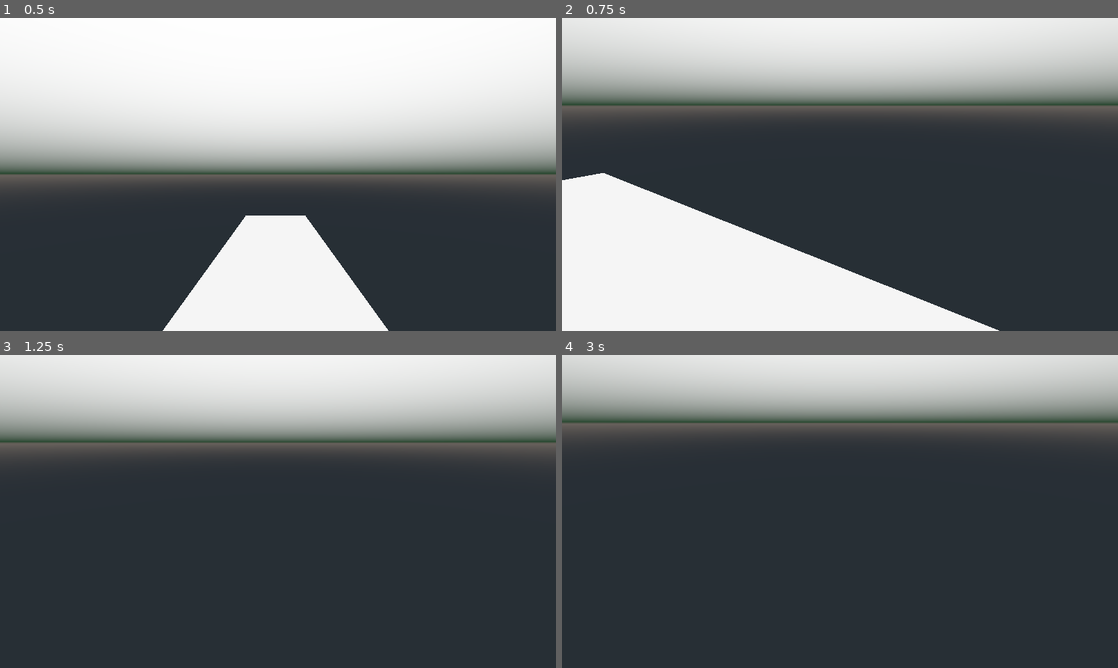
Above: before the commit, frames 1-4 (two rows, left to right).
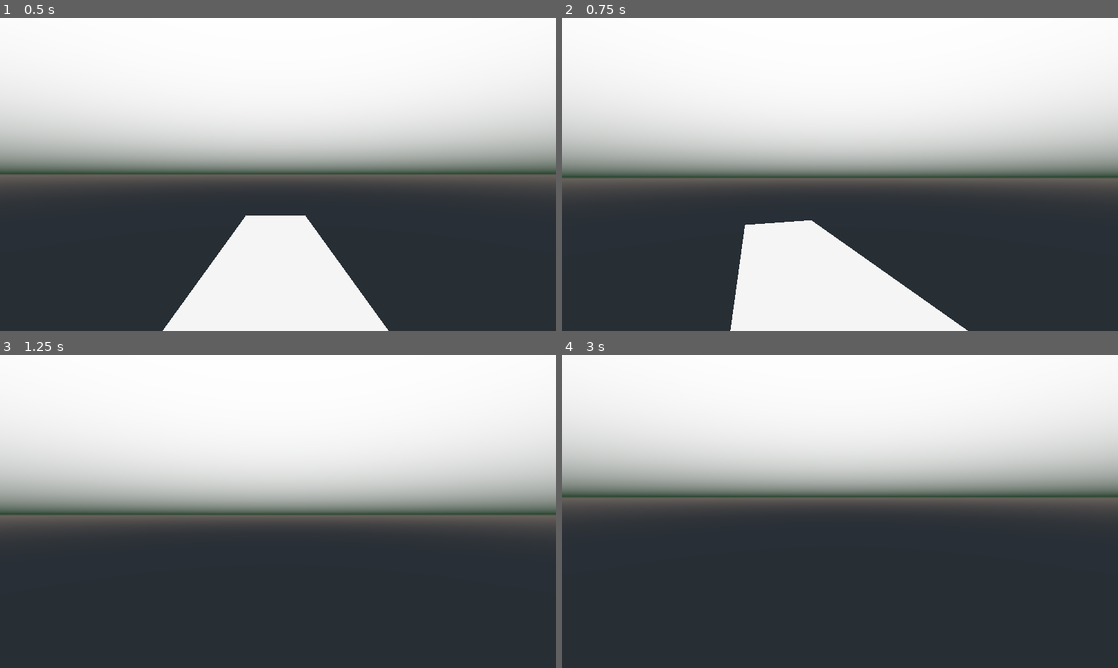
Above: after the commit, the same moments.

Repository: alateka/AlatekaGame
Game: Godot game, scene res://Scenes/AlbertoWorld.tscn
The game is run twice, just before and just after one commit, with the same random seed, the same clock (stepped at 60 frames per second) and the same inputs.
Inputs (mouse positions are in pixels of both pictures, inside the frame that each line leads up to):
- Up to frame 1 (0.5 s): no input
- Up to frame 2 (0.75 s): move the mouse to (867, 174) at 0.52 s; hold A (aKey) from 0.53 s (still down)
- Up to frame 3 (1.25 s): keep holding A (aKey)
- Up to frame 4 (3 s): move the mouse to (812, 511) at 1.27 s; release A (aKey) at 1.28 s; tap D (dKey) at 1.35 s; tap Enter at 2 s; move the mouse to (851, 505) at 2.02 s; hold S (sKey) 2.03-2.78 s; tap Space (spaceKey) at 2.75, 2.85 s; move the mouse to (834, 517) at 2.77 s

Frame 1 is identical in both runs. In frame 2, 62% of the frame differs, in the area x 0-100%, y 3-100%; in frame 3, 47%; in frame 4, 48%.

Commit message:
Added mouse icon

Diff:
--- a/Scenes/AlbertoWorld.gd
+++ b/Scenes/AlbertoWorld.gd
@@ -6,7 +6,3 @@
 
 	# It changes to mouse capture mode
 	Input.set_mouse_mode(Input.MOUSE_MODE_CAPTURED)
-
-	# It modify game window
-	OS.set_window_size(Vector2(1280, 720))
-	OS.center_window()
--- a/project.godot
+++ b/project.godot
@@ -13,6 +13,12 @@
 config/name="GenericGame"
 run/main_scene="res://Scenes/AlbertoWorld.tscn"
 config/icon="res://icon.png"
+
+[display]
+
+window/size/width=1280
+window/size/height=720
+mouse_cursor/custom_image="res://Assets/IMG/Cursor.webp"
 
 [input]
 
Binary file added: Assets/IMG/Cursor.webp
